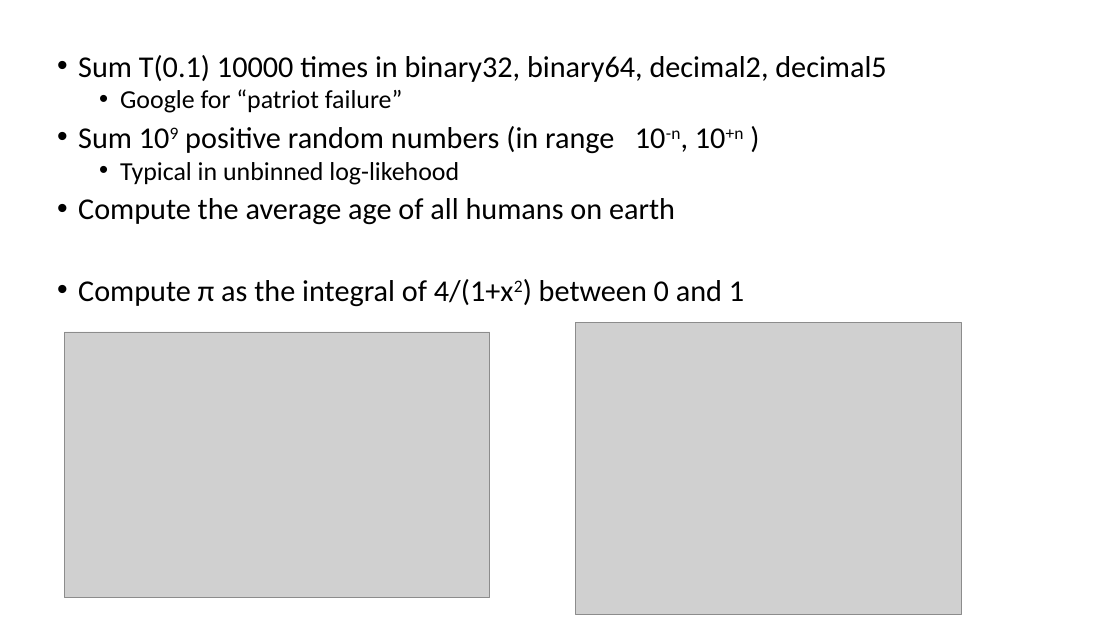
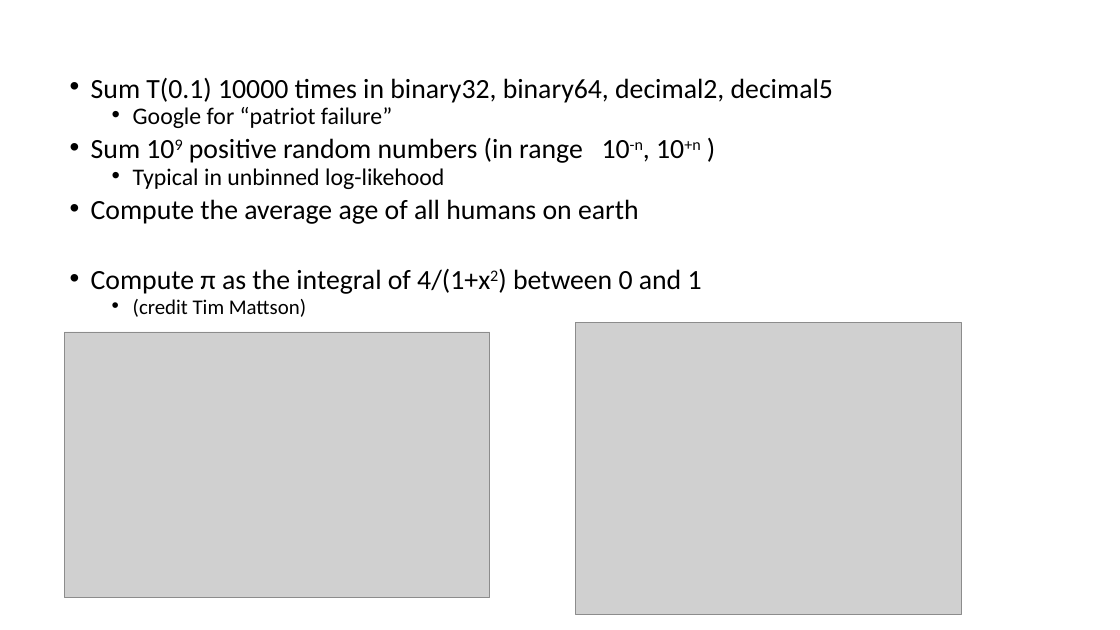
Before and after one commit to VinInn/FPCourse, a slide deck: slide 27 of Slides/FPforScientist.pptx. Drawn at 1120x630 pixels with LibreOffice and Linux fonts; fonts in the diff are those of the drawing; grey boxes stand for pictures. Boxes give left, top, right and bottom in pixels: in the first picture for what was removed or moved away, otherwise in the second. Text is boxed around its words. In the diff, an @@ line names an element or a change of style, - is before the commit and + after.

```diff
--- a/Slides/FPforScientist.pptx
+++ b/Slides/FPforScientist.pptx
@@ text "Sum T(0.1) 10000 times in ...": place and size @@
-text "Sum T(0.1) 10000 times in ..." at box(78, 55, 886, 307)
+text "Sum T(0.1) 10000 times in ..." at box(91, 78, 833, 317)
@@ text at box(91, 78, 833, 294): size 25.9 to 23.8 pt in "Sum T(0.1) 10000 times in binary32, binary64, ...", "Sum 109 positive random numbers (in range ...", "Compute the average age of all humans ...", "Compute π as the integral of 4/(1+x2) ..."; size 22.2 to 20.4 pt in "Google for “patriot failure”", "Typical in unbinned log-likehood"; line spacing 0.8 to 0.7 @@
@@ text at box(133, 299, 306, 317): paragraph added @@
+  • (credit Tim Mattson)
```
Also in this commit, not shown: 4 other slides changed, 1 other file.
